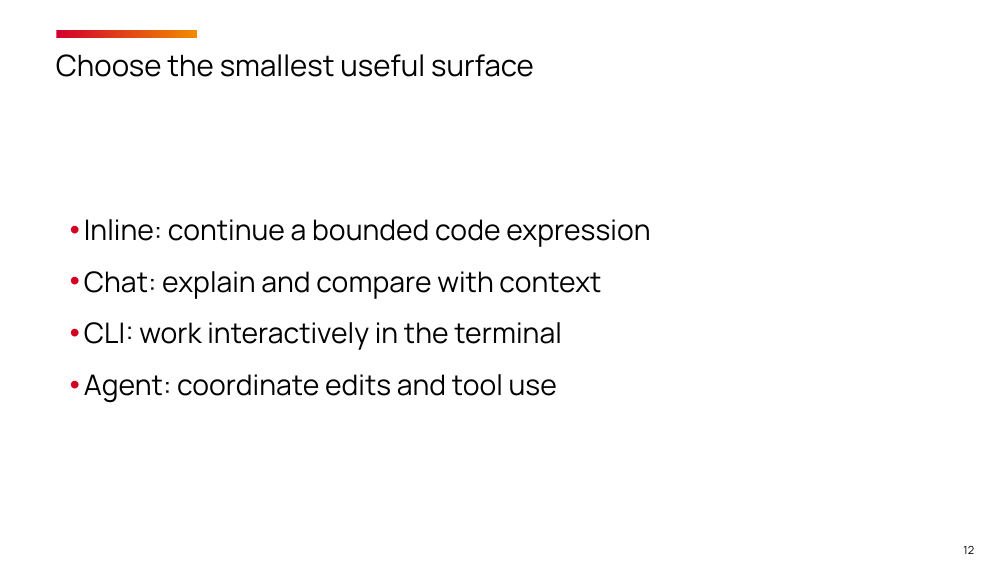
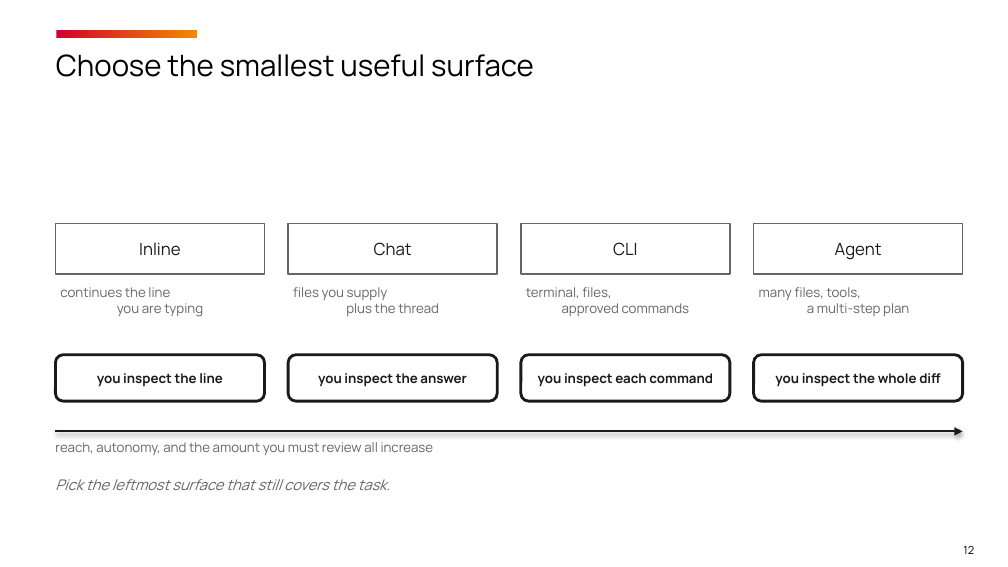
Before and after one commit to timothywarner-org/copilot-cert-prep, a slide deck: slide 12 of warner-github-cert-prep-september-2026.pptx. Drawn at 1008x567 pixels with LibreOffice and Linux fonts; fonts in the diff are those of the drawing; background and template pictures are left out. Boxes give left, top, right and bottom in pixels: in the first picture for what was removed or moved away, otherwise in the second. Text is boxed around its words. In the diff, an @@ line names an element or a change of style, - is before the commit and + after.

```diff
--- a/warner-github-cert-prep-september-2026.pptx
+++ b/warner-github-cert-prep-september-2026.pptx
@@ rectangle added at (x1=55, y1=224, x2=264, y2=274), fill #FFFFFF, outline #666666 1 pt, 12 pt, text #1A1A1A @@
+Inline
@@ text removed at (x1=84, y1=219, x2=650, y2=403) @@
-• Inline: continue a bounded code expression
-• Chat: explain and compare with context
-• CLI: work interactively in the terminal
-• Agent: coordinate edits and tool use
@@ rectangle added at (x1=288, y1=224, x2=497, y2=274), fill #FFFFFF, outline #666666 1 pt, 12 pt, text #1A1A1A @@
+Chat
@@ rectangle added at (x1=521, y1=224, x2=730, y2=274), fill #FFFFFF, outline #666666 1 pt, 12 pt, text #1A1A1A @@
+CLI
@@ rectangle added at (x1=754, y1=224, x2=963, y2=274), fill #FFFFFF, outline #666666 1 pt, 12 pt, text #1A1A1A @@
+Agent
@@ text added at (x1=60, y1=287, x2=203, y2=317), 9.5 pt, text #666666 @@
+continues the line
+you are typing
@@ text added at (x1=293, y1=287, x2=439, y2=316), 9.5 pt, text #666666 @@
+files you supply
+plus the thread
@@ text added at (x1=526, y1=287, x2=690, y2=316), 9.5 pt, text #666666 @@
+terminal, files,
+approved commands
@@ text added at (x1=759, y1=287, x2=909, y2=316), 9.5 pt, text #666666 @@
+many files, tools,
+a multi-step plan
@@ rounded rectangle added at (x1=55, y1=355, x2=264, y2=401), fill #FFFFFF, outline #1A1A1A 2 pt, 9.5 pt, text #1A1A1A, bold @@
+you inspect the line
@@ rounded rectangle added at (x1=288, y1=355, x2=497, y2=401), fill #FFFFFF, outline #1A1A1A 2 pt, 9.5 pt, text #1A1A1A, bold @@
+you inspect the answer
@@ rounded rectangle added at (x1=521, y1=355, x2=730, y2=401), fill #FFFFFF, outline #1A1A1A 2 pt, 9.5 pt, text #1A1A1A, bold @@
+you inspect each command
@@ rounded rectangle added at (x1=754, y1=355, x2=963, y2=401), fill #FFFFFF, outline #1A1A1A 2 pt, 9.5 pt, text #1A1A1A, bold @@
+you inspect the whole diff
@@ arrow added from (55, 431) to (963, 431), #1A1A1A 1.5 pt @@
@@ text added at (x1=55, y1=442, x2=434, y2=455), 9.5 pt, text #666666 @@
+reach, autonomy, and the amount you must review all increase
@@ text added at (x1=55, y1=479, x2=391, y2=490), 10.5 pt, text #666666, italic @@
+Pick the leftmost surface that still covers the task.
```
Also in this commit, not shown: 4 other slides changed.
